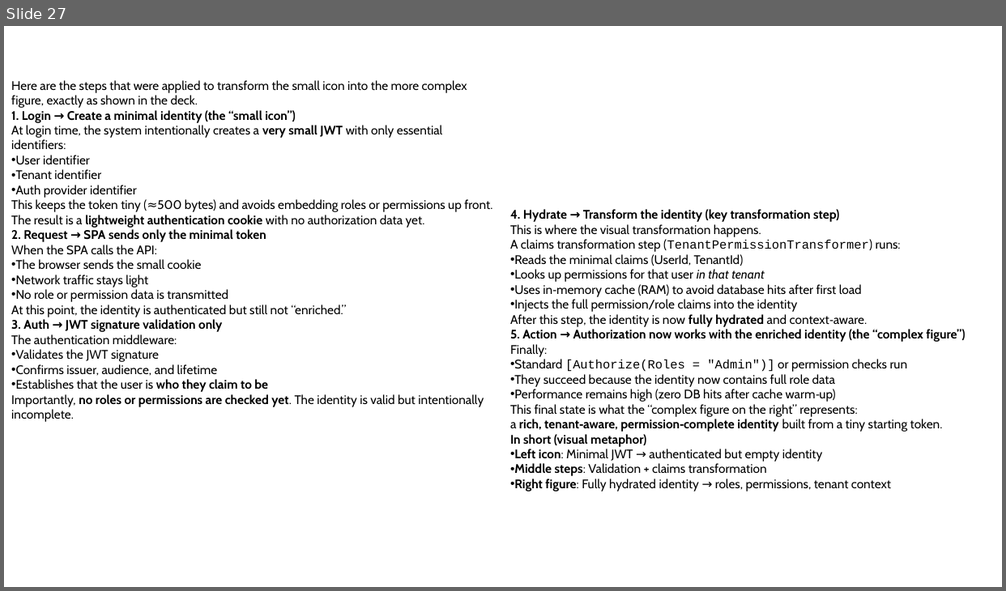
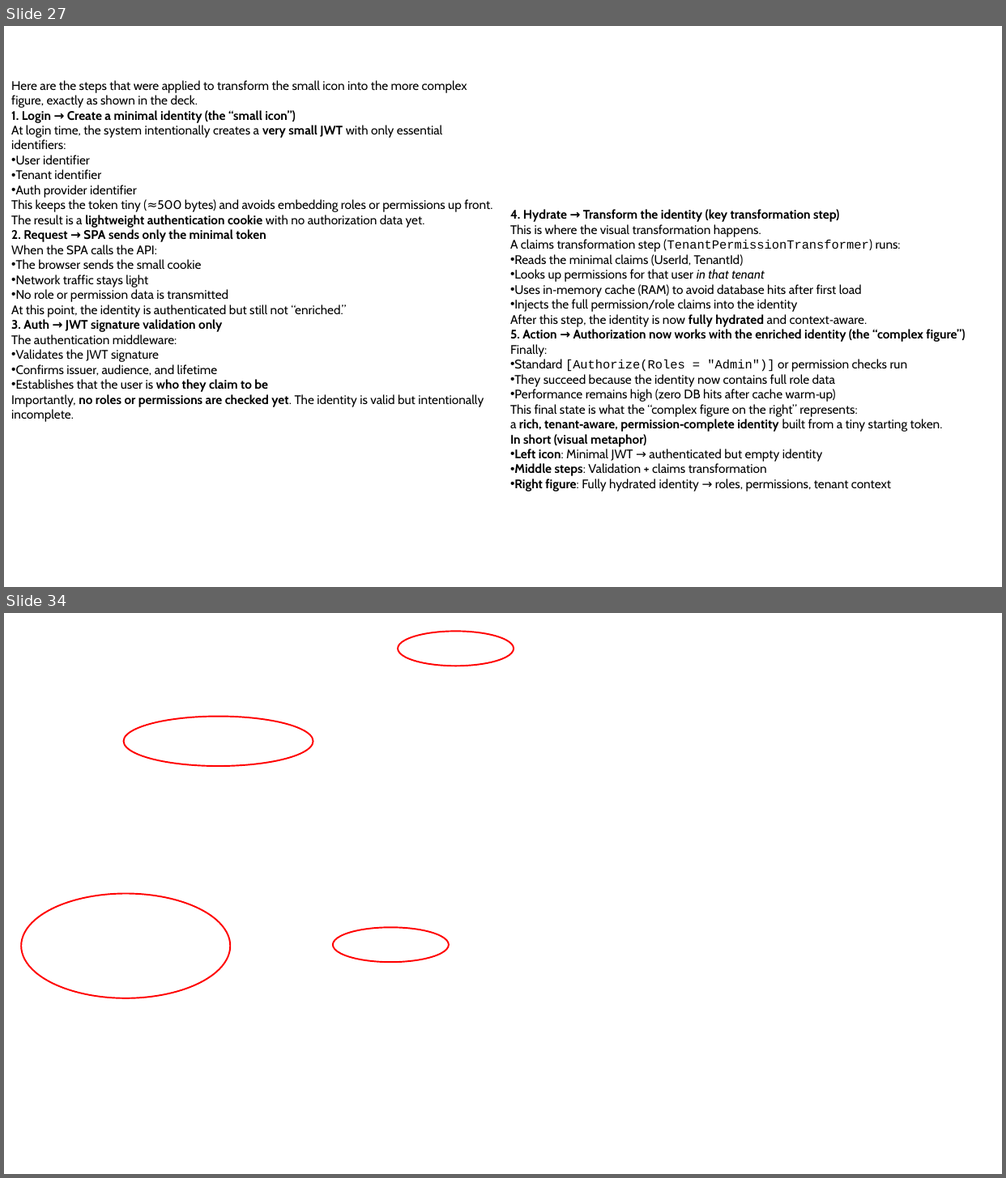
Before and after one commit to AlphaOmegaFirstLast/Bfs_V1, a slide deck: Admin/Docs.pptx. Shown one above the other, each under a label of ours: slide 27 before the commit, slides 27 and 34 after it; the slides between them are not shown. The pictures are 1006x591 and 1006x1178 pixels, drawn with LibreOffice and Linux fonts; fonts in the diff are those of the drawing; background and template pictures are left out. Boxes give left, top, right and bottom in pixels: in the first picture for what was removed or moved away, otherwise in the second. Text is boxed around its words. In the diff, an @@ line names an element or a change of style, - is before the commit and + after.

```diff
--- a/Admin/Docs.pptx
+++ b/Admin/Docs.pptx
@@ slide 34 added at box(4, 613, 1002, 1174), background picture (left out) @@
@@ ellipse added at box(398, 631, 513, 666), outline #FF0000 1.5 pt @@
@@ ellipse added at box(124, 717, 313, 766), outline #FF0000 1.5 pt @@
@@ ellipse added at box(21, 894, 230, 999), outline #FF0000 1.5 pt @@
@@ ellipse added at box(333, 927, 449, 962), outline #FF0000 1.5 pt @@
```
Also in this commit, not shown: 6 other slides added, 5 other files.
